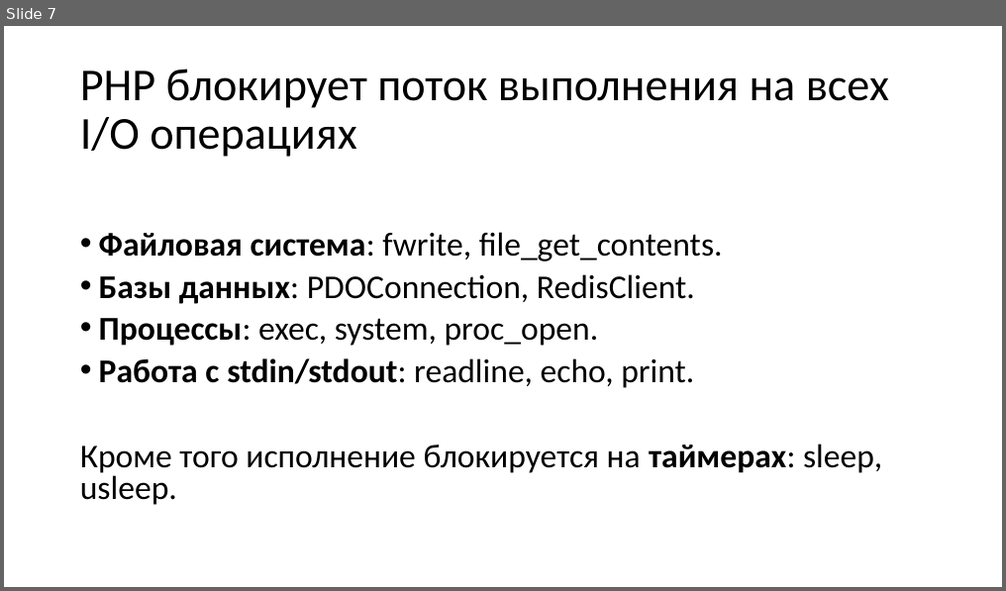
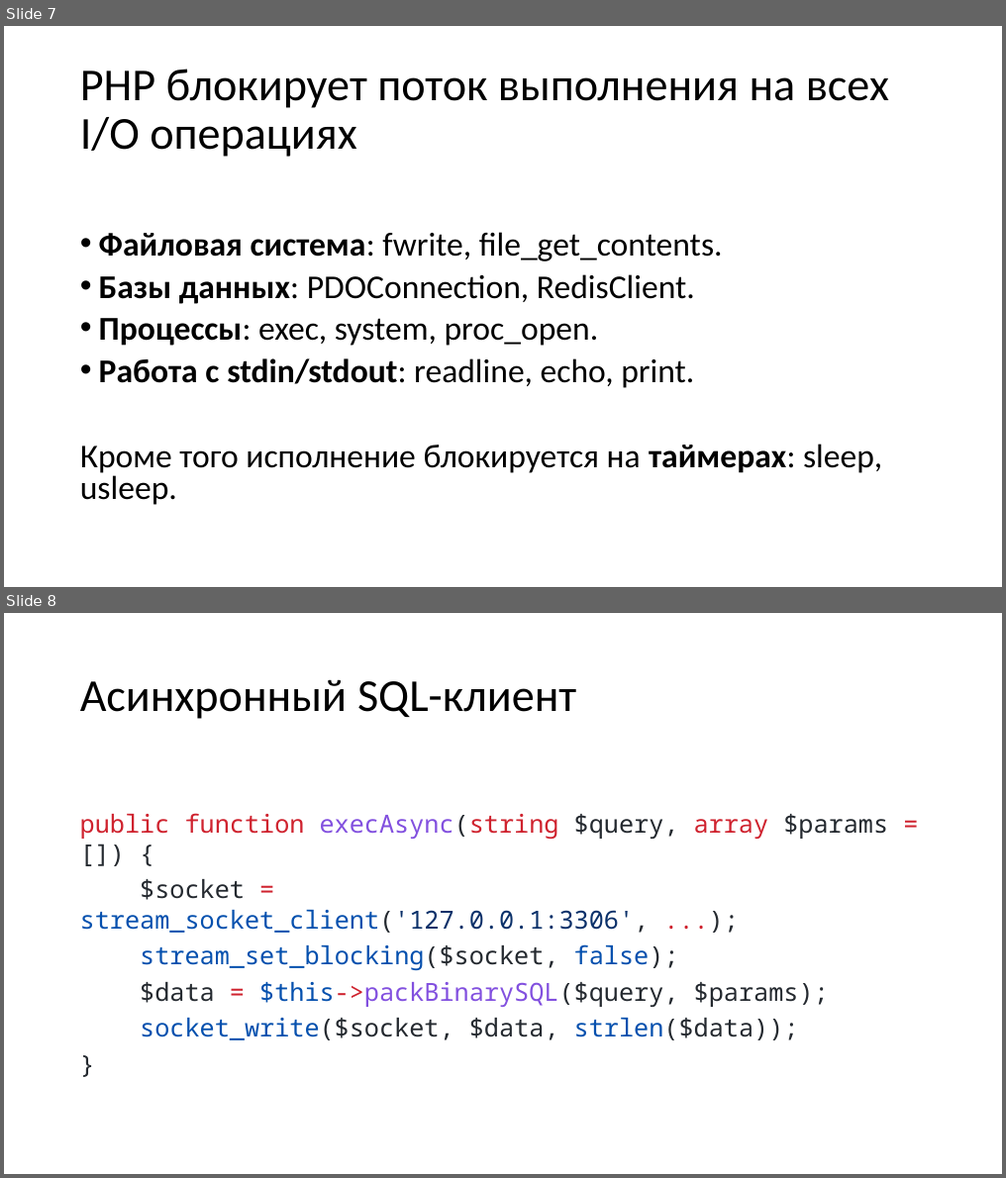
Before and after one commit to dmitrakovich/fibers, a slide deck: src/public/presentation.pptx. Shown one above the other, each under a label of ours: slide 7 before the commit, slides 7 and 8 after it. The pictures are 1006x591 and 1006x1178 pixels, drawn with LibreOffice and Linux fonts; fonts in the diff are those of the drawing. Boxes give left, top, right and bottom in pixels: in the first picture for what was removed or moved away, otherwise in the second. Text is boxed around its words. In the diff, an @@ line names an element or a change of style, - is before the commit and + after.

```diff
--- a/src/public/presentation.pptx
+++ b/src/public/presentation.pptx
@@ slide 8 added at (4,613,1002,1174), background #FFFFFF @@
@@ title added at (80,679,576,719), 44 pt, text #000000 @@
+Асинхронный SQL-клиент
@@ text added at (80,813,888,1041), 24 pt, text #24292F @@
+public function execAsync(string $query, array $params = []) {
+$socket = stream_socket_client('127.0.0.1:3306', ...);
+stream_set_blocking($socket, false);
+$data = $this->packBinarySQL($query, $params);
+socket_write($socket, $data, strlen($data));
+}
```
Also in this commit, not shown: 1 slide changed, 5 other slides added, 5 other files.
